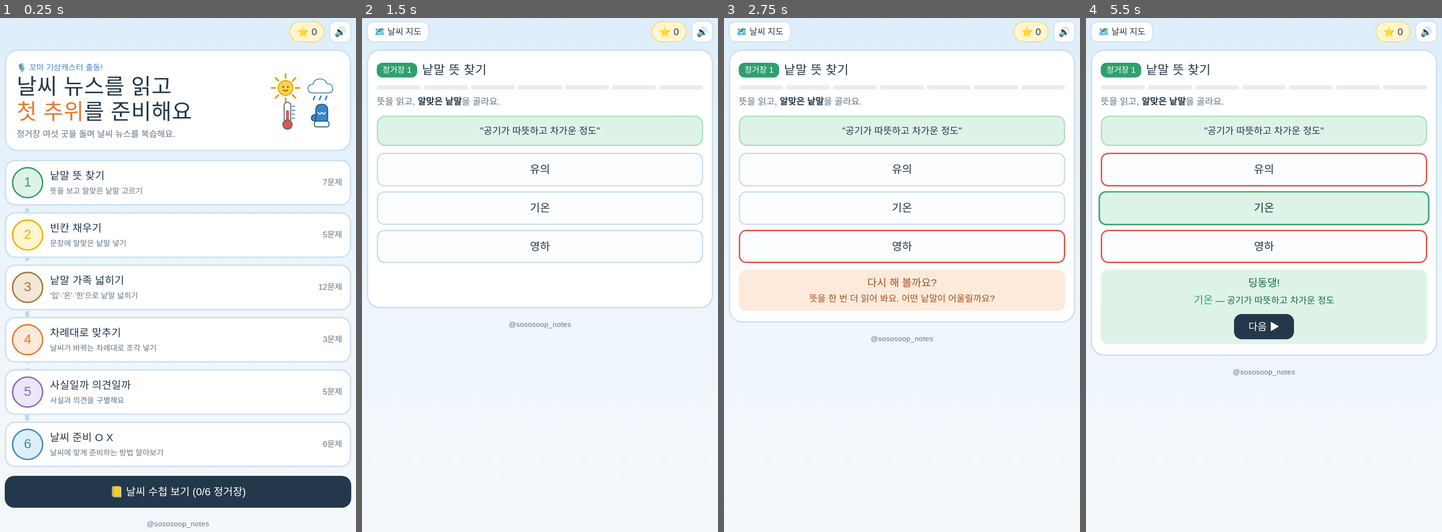
Above: before the commit, frames 1-4 (left to right).
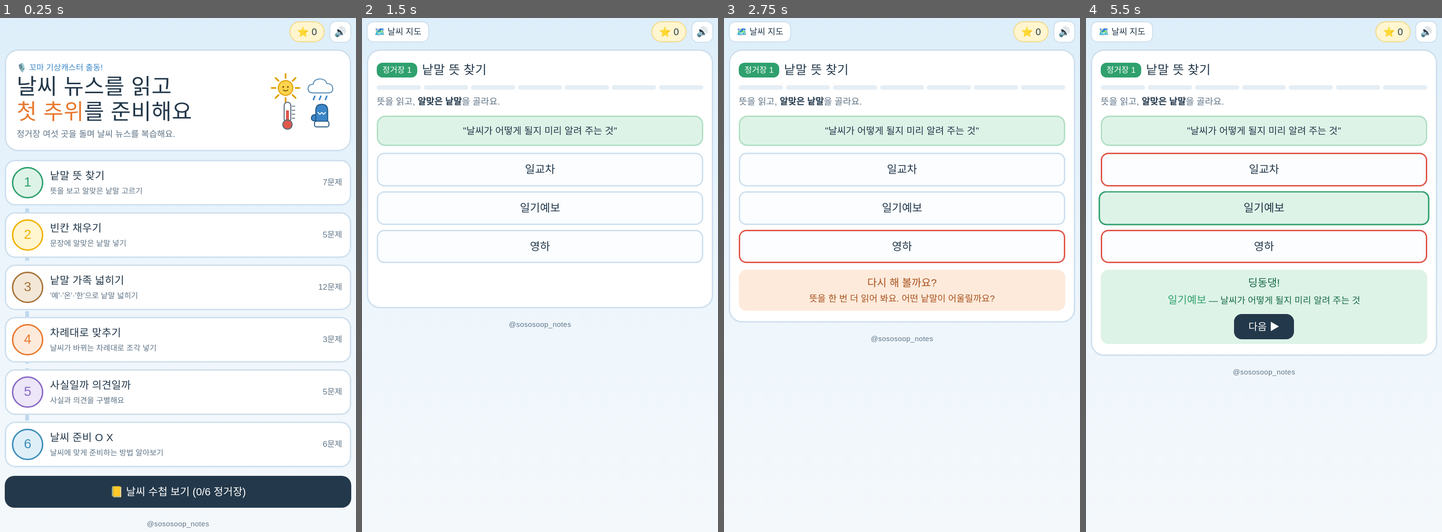
Above: after the commit, the same moments.

Repository: sososoop/review-game
Game: browser game, page weather/index.html
The game is run twice, just before and just after one commit, with the same random seed, the same clock (stepped at 60 frames per second) and the same inputs.
Inputs (mouse positions are in pixels of both pictures, inside the frame that each line leads up to):
- Up to frame 1 (0.25 s): no input
- Up to frame 2 (1.5 s): click "1 낱말 뜻 찾기 뜻을 보고 알맞은 낱말 고르기 7문제" at 1.27 s
- Up to frame 3 (2.75 s): click "영하" at 1.87 s; click (902, 69) at 2.02 s; click (1030, 33) at 2.47 s
- Up to frame 4 (5.5 s): click (1264, 131) at 3.07 s; click "다시 해 볼까요? 뜻을 한 번 더 읽어 봐요. 어떤 …" at 3.27 s; click (1264, 100) at 3.67 s; click "유의" (after the commit: "일교차") at 4.27 s; click "🔊" at 4.52 s; click "🔈" at 4.87 s; click "기온" (after the commit: "일기예보") at 5.47 s

The runs differ from the first frame. In frame 1, less than 0.1% of the frame differs, in the area x 14-17%, y 53-55%; in frame 2, 0.5%; in frame 3, 0.5%; in frame 4, 0.9%, in the area x 23-77%, y 21-56%.

Commit message:
꼬마 기상캐스터: 일기예보 낱말과 '예(豫) 미리' 낱말 가족 반영
- 낱말 뜻·빈칸 채우기에 일기예보 추가 (내륙 대신)
- 낱말 가족 넓히기: 입(立) 가족 → 예(豫 미리) 가족(일기예보·예상·예습·예방)
- 차례 맞추기·O X·인증서 문구를 일기예보로 맞춤

Co-Authored-By: Claude Opus 5.5 <noreply@anthropic.com>

Diff:
--- a/weather/index.html
+++ b/weather/index.html
@@ -224,11 +224,11 @@
 (() => {
   /* ---------- 학습 내용: 날씨 뉴스 '오늘 큰 일교차, 토요일엔 첫 영하 추위' ---------- */
   const VOCAB = [
+    {w:'일기예보', mean:'날씨가 어떻게 될지 미리 알려 주는 것'},
     {w:'기온',   mean:'공기가 따뜻하고 차가운 정도'},
     {w:'일교차', mean:'하루 동안 가장 높은 기온과 가장 낮은 기온의 차이'},
     {w:'유의',   mean:'마음에 두고 조심하는 것'},
-    {w:'내륙',   mean:'바다에서 멀리 떨어진, 땅의 안쪽 지역'},
-    {w:'예상',   mean:'앞으로 일어날 일을 미리 짐작하는 것'},
+    {w:'예상',   mean:'앞으로 일어날 일을 미리 생각해 짐작하는 것'},
     {w:'영하',   mean:'온도가 0도보다 낮은 것'},
     {w:'절기',   mean:'한 해를 계절에 따라 스물넷으로 나눈 때'},
   ];
@@ -236,18 +236,18 @@
   const VOC = VOCAB.map(v => ({mean:v.mean, ans:v.w}));
   // 2. 빈칸 채우기
   const FILL = [
-    {pre:'오늘 아침 서울의', post:'은 8도였어요.', ans:'기온', ch:['기온','절기','내륙']},
+    {pre:'아침에', post:'를 보고 우산을 챙겼어요.', ans:'일기예보', ch:['일기예보','일교차','절기']},
     {pre:'아침 8도, 낮 18도라서', post:'가 10도나 돼요.', ans:'일교차', ch:['일교차','영하','예상']},
-    {pre:'일교차가 크니 옷차림에', post:'해야 해요.', ans:'유의', ch:['유의','내륙','기온']},
+    {pre:'일교차가 크니 옷차림에', post:'해야 해요.', ans:'유의', ch:['유의','기온','예상']},
     {pre:'토요일 아침, 서울 기온이 0도보다 낮은', post:'로 떨어져요.', ans:'영하', ch:['영하','유의','절기']},
     {pre:'입동은 겨울이 시작된다는', post:'예요.', ans:'절기', ch:['절기','예상','일교차']},
   ];
-  // 3. 낱말 가족 넓히기 (어휘 확장: 立 시작되다(입춘·입하·입추·입동) · 溫 따뜻하다 · 寒 차다)
+  // 3. 낱말 가족 넓히기 (어휘 확장: 豫 미리(일기예보·예상·예습·예방) · 溫 따뜻하다 · 寒 차다)
   const EXT = [
-    {root:'입 立', hint:'들어서다·시작되다', tip:'겨울 = 동(冬)', q:'겨울이 시작된다는 절기 (11월 7일 무렵)', ans:'입동', ch:['입동','입춘','입추'], why:'立(설 입) + 冬(겨울 동). 뉴스에 나온 말이에요. 올해 입동은 토요일!'},
-    {root:'입 立', hint:'들어서다·시작되다', tip:'봄 = 춘(春)', q:'봄이 시작된다는 절기 (2월 4일 무렵)', ans:'입춘', ch:['입춘','입하','입동'], why:'立(설 입) + 春(봄 춘). 입춘이 지나면 날이 조금씩 풀려요.'},
-    {root:'입 立', hint:'들어서다·시작되다', tip:'여름 = 하(夏)', q:'여름이 시작된다는 절기 (5월 5일 무렵)', ans:'입하', ch:['입하','입추','입춘'], why:'立(설 입) + 夏(여름 하). 나뭇잎이 짙은 초록이 될 무렵이에요.'},
-    {root:'입 立', hint:'들어서다·시작되다', tip:'가을 = 추(秋)', q:'가을이 시작된다는 절기 (8월 7일 무렵)', ans:'입추', ch:['입추','입동','입하'], why:'立(설 입) + 秋(가을 추). 입추가 지나도 한낮엔 아직 더워요.'},
+    {root:'예 豫', hint:'미리', tip:'날씨 = 일기(日氣), 알리다 = 보(報)', q:'날씨가 어떻게 될지 미리 알려 주는 것', ans:'일기예보', ch:['일기예보','예상','예습'], why:'日(날 일) + 氣(기운 기) = 날씨, 豫(미리 예) + 報(알릴 보) = 미리 알림. 뉴스에 나온 말이에요.'},
+    {root:'예 豫', hint:'미리', tip:'생각 = 상(想)', q:'앞으로 일어날 일을 미리 생각해 짐작하는 것', ans:'예상', ch:['예상','예방','일기예보'], why:'豫(미리 예) + 想(생각 상). 뉴스에서 "비가 올 것으로 예상돼요"라고 했어요.'},
+    {root:'예 豫', hint:'미리', tip:'익히다 = 습(習)', q:'배울 것을 미리 익혀 두는 것', ans:'예습', ch:['예습','예상','예방'], why:'豫(미리 예) + 習(익힐 습). 내일 배울 것을 오늘 미리!'},
+    {root:'예 豫', hint:'미리', tip:'막다 = 방(防)', q:'나쁜 일이 생기기 전에 미리 막는 것', ans:'예방', ch:['예방','예습','일기예보'], why:'豫(미리 예) + 防(막을 방). 손 씻기로 감기 예방!'},
     {root:'온 溫', hint:'따뜻하다', tip:'공기 = 기(氣)', q:'공기가 따뜻하고 차가운 정도', ans:'기온', ch:['기온','온도','체온'], why:'氣(공기 기) + 溫(따뜻할 온). 뉴스에 나온 말이에요.'},
     {root:'온 溫', hint:'따뜻하다', tip:'정도 = 도(度)', q:'따뜻하고 차가운 정도를 숫자로 나타낸 것', ans:'온도', ch:['온도','온수','보온'], why:'溫(따뜻할 온) + 度(정도 도). 온도계로 재요.'},
     {root:'온 溫', hint:'따뜻하다', tip:'몸 = 체(體)', q:'몸의 온도', ans:'체온', ch:['체온','기온','온수'], why:'體(몸 체) + 溫(따뜻할 온). 열이 나면 체온을 재요.'},
@@ -261,7 +261,7 @@
   const ORDERS = [
     {steps:['수요일: 늦가을 날씨, 일교차가 커요','목요일: 비가 전국으로 넓어져요','토요일(입동): 서울에 첫 영하 추위']},
     {steps:['늦은 오후, 제주에 비가 오기 시작해요','다음 날, 비가 전국으로 넓어져요','금요일부터 다시 추워져요']},
-    {steps:['아침에 날씨 뉴스를 봐요','오늘 일교차가 크다는 걸 알아요','겉옷을 챙겨 학교에 가요']},
+    {steps:['아침에 일기예보를 봐요','오늘 일교차가 크다는 걸 알아요','겉옷을 챙겨 학교에 가요']},
   ];
   // 5. 사실일까 의견일까
   const FO = [
@@ -276,14 +276,14 @@
     {q:'일교차가 큰 날에는 겉옷을 챙겨, 더우면 벗어요.', a:true, why:'아침엔 쌀쌀하고 낮엔 따뜻하니 겹쳐 입는 게 좋아요.'},
     {q:'영하는 0도보다 높은 온도예요.', a:false, why:'영하는 0도보다 낮은 온도예요. (하 下 = 아래)'},
     {q:'안개가 낀 날에는 앞이 잘 안 보이니 길을 걸을 때 더 조심해요.', a:true, why:'안개가 짙으면 가까운 곳도 뿌옇게 보여요.'},
-    {q:'내륙은 바닷가 바로 옆의 땅을 말해요.', a:false, why:'내륙은 바다에서 멀리 떨어진 땅의 안쪽이에요.'},
+    {q:'일기예보는 지난주 날씨를 알려 주는 거예요.', a:false, why:'일기예보는 앞으로의 날씨를 미리(豫 미리 예) 알려 줘요.'},
     {q:'입동은 봄이 시작된다는 절기예요.', a:false, why:'입동은 겨울(동 冬)이 시작된다는 절기예요.'},
-    {q:'날씨 뉴스를 보면 무엇을 챙길지 미리 준비할 수 있어요.', a:true, why:'비 소식엔 우산, 추위 소식엔 장갑을 챙겨요.'},
+    {q:'일기예보를 보면 무엇을 챙길지 미리 준비할 수 있어요.', a:true, why:'비 소식엔 우산, 추위 소식엔 장갑을 챙겨요.'},
   ];
   const STAGES = [
     {id:'voc',   t:'낱말 뜻 찾기',     d:'뜻을 보고 알맞은 낱말 고르기',        c:'var(--mint)',  cs:'var(--mint-soft)',  n:VOC.length},
     {id:'fill',  t:'빈칸 채우기',       d:'문장에 알맞은 낱말 넣기',              c:'var(--lemon)', cs:'var(--lemon-soft)', n:FILL.length},
-    {id:'ext',   t:'낱말 가족 넓히기',  d:"'입'·'온'·'한'으로 낱말 넓히기",       c:'var(--nut)',   cs:'var(--nut-soft)',   n:EXT.length},
+    {id:'ext',   t:'낱말 가족 넓히기',  d:"'예'·'온'·'한'으로 낱말 넓히기",       c:'var(--nut)',   cs:'var(--nut-soft)',   n:EXT.length},
     {id:'order', t:'차례대로 맞추기',   d:'날씨가 바뀌는 차례대로 조각 넣기',     c:'var(--coral)', cs:'var(--coral-soft)', n:ORDERS.length},
     {id:'fo',    t:'사실일까 의견일까', d:'사실과 의견을 구별해요',               c:'var(--grape)', cs:'var(--grape-soft)', n:FO.length},
     {id:'ox',    t:'날씨 준비 O X',     d:'날씨에 맞게 준비하는 방법 알아보기',   c:'var(--blue)',  cs:'var(--blue-soft)',  n:OX.length},
@@ -508,7 +508,7 @@
     const cards = [
       {ic:'thermo',   nm:'기온과 일교차', sm:'<b>일교차</b>는 하루 중<br>가장 높고 낮은 기온의 차이', need:'voc'},
       {ic:'umbrella', nm:'비 소식',       sm:'목요일엔 비가<br><b>전국</b>으로 넓어져요', need:'fill'},
-      {ic:'cal',      nm:'낱말 가족',     sm:'<b>입</b>은 시작되다, <b>온</b>은<br>따뜻하다, <b>한</b>은 차다', need:'ext'},
+      {ic:'cal',      nm:'낱말 가족',     sm:'<b>예</b>는 미리, <b>온</b>은<br>따뜻하다, <b>한</b>은 차다', need:'ext'},
       {ic:'cloud',    nm:'요일별 날씨',   sm:'수 일교차 → 목 비<br>→ 토 첫 <b>영하</b> 추위', need:'order'},
       {ic:'mic',      nm:'사실과 의견',   sm:'확인되면 <b>사실</b><br>느낌이면 <b>의견</b>', need:'fo'},
       {ic:'mitten',   nm:'추위 준비',     sm:'두꺼운 옷과<br><b>장갑</b>을 챙겨요', need:'ox'},
@@ -603,7 +603,7 @@
     rrect(ctx, CERT_W / 2 - 210, 925, 420, 84, 42); ctx.fillStyle = '#FFF5CF'; ctx.fill();
     ctx.fillStyle = '#23384A'; ctx.font = `44px ${D}`; ctx.fillText(`모은 별 ⭐ ${state.stars}개`, CERT_W / 2, 982);
     rrect(ctx, 130, 1050, CERT_W - 260, 110, 30); ctx.fillStyle = '#E3F0FA'; ctx.fill();
-    ctx.fillStyle = '#1F5480'; ctx.font = `40px ${D}`; ctx.fillText('"날씨 뉴스 보고 미리 준비할게요!"', CERT_W / 2, 1120);
+    ctx.fillStyle = '#1F5480'; ctx.font = `40px ${D}`; ctx.fillText('"일기예보 보고 미리 준비할게요!"', CERT_W / 2, 1120);
     const d = new Date();
     ctx.fillStyle = '#8A968F'; ctx.font = `28px ${B}`;
     ctx.fillText(`${d.getFullYear()}년 ${d.getMonth() + 1}월 ${d.getDate()}일`, CERT_W / 2, 1212);
@@ -667,7 +667,7 @@
     if (act === 'ext') {
       const x = EXT[state.q];
       if (b.dataset.w === x.ans) right(`<b style="color:var(--nut)">${esc(x.ans)}</b> — ${esc(x.why)}`, b);
-      else wrong(`🔑 <b>${esc(x.root)} = ${esc(x.hint)}</b>, 그리고 <b>${esc(x.tip)}</b>. 두 글자를 합쳐 생각해 봐요.`, b);
+      else wrong(`🔑 <b>${esc(x.root)} = ${esc(x.hint)}</b>, 그리고 <b>${esc(x.tip)}</b>. 글자 뜻을 합쳐 생각해 봐요.`, b);
     }
     if (act === 'orderpick') {
       const i = round.filled.findIndex(v => v == null);
